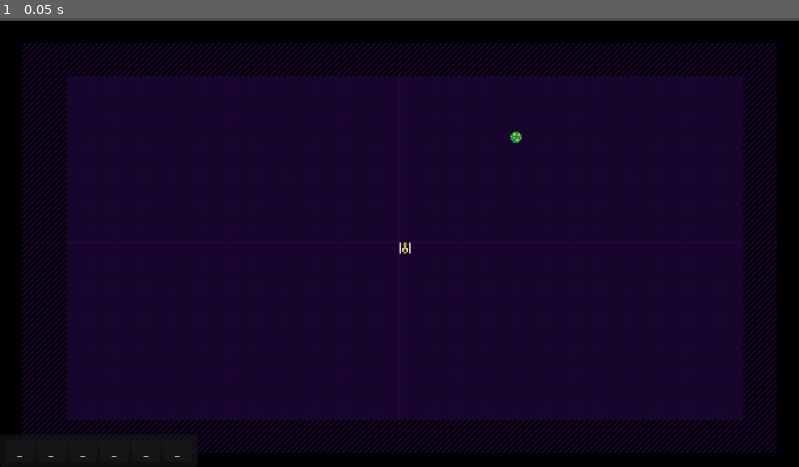
Above: before the commit, frame 1.
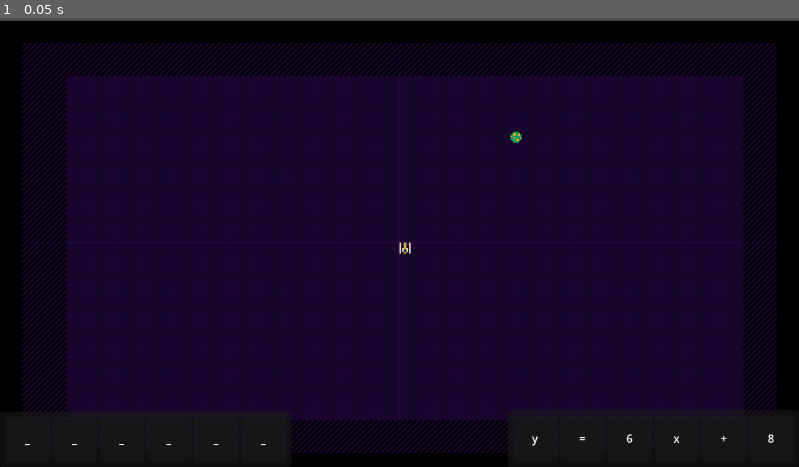
Above: after the commit, the same moment.

Repository: Mackenzie-Beck/FIFA2025
Game: Godot game, scene res://test.tscn
The game is run twice, just before and just after one commit, with the same random seed, the same clock (stepped at 60 frames per second) and the same inputs.
Inputs:
- Up to frame 1 (0.05 s): no input

The runs differ from the first frame. In frame 1, 0.1% of the frame differs, in the area x 2-97%, y 90-98%.

Commit message:
term set now displays neccessary terms for equation

Diff:
--- a/Game.gd
+++ b/Game.gd
@@ -5,4 +5,6 @@
 
 
 func _ready() -> void:
-	term_interface.set_number_of_terms(QuestionBank.random_question()[1])
+	var question = QuestionBank.random_question()
+	term_interface.set_term_set(question[0], question[1])
+	term_interface.set_equation_template(question[1])
--- a/UI/term.tscn
+++ b/UI/term.tscn
@@ -3,7 +3,7 @@
 [ext_resource type="Script" uid="uid://ldiaikggi1rl" path="res://UI/term.gd" id="1_qut2l"]
 
 [node name="Term" type="PanelContainer"]
-custom_minimum_size = Vector2(16, 16)
+custom_minimum_size = Vector2(64, 64)
 offset_right = 35.0
 offset_bottom = 31.0
 size_flags_horizontal = 3
--- a/UI/term_interface.gd
+++ b/UI/term_interface.gd
@@ -3,14 +3,10 @@
 
 #@onready var grabbed_term: Term = $GrabbedTerm
 @onready var equation_template: EquationTemplate = $EquationTemplate
+@onready var term_set: PanelContainer = $TermSet
 
 
 
-
-
-func _ready() -> void:
-	for term in equation_template.term_slots.get_children():
-		term.term_clicked.connect(_on_term_clicked)
 
 
 
@@ -18,7 +14,15 @@
 func _on_term_clicked(button: int) -> void:
 	print(button)
 
-func set_number_of_terms(num : int) -> void:
-	print(num)
+
+func set_equation_template(num : int) -> void:
 	equation_template.num_term_slots = num
 	equation_template.update_term_slots()
+	for term in equation_template.term_slots.get_children():
+		term.term_clicked.connect(_on_term_clicked)
+
+func set_term_set(equation: String, num: int) -> void:
+	var tokens = []
+	for char in equation:
+		tokens.append(char)
+	term_set.update_term_set(tokens, num)
--- a/UI/term_interface.tscn
+++ b/UI/term_interface.tscn
@@ -1,7 +1,8 @@
-[gd_scene load_steps=3 format=3 uid="uid://od4j47qcwa1u"]
+[gd_scene load_steps=4 format=3 uid="uid://od4j47qcwa1u"]
 
 [ext_resource type="PackedScene" uid="uid://ru6bbeux7da8" path="res://UI/equation_template.tscn" id="1_idjym"]
 [ext_resource type="Script" uid="uid://cemjpy4nofsvi" path="res://UI/term_interface.gd" id="1_xrx8h"]
+[ext_resource type="PackedScene" uid="uid://bapulckg3ghva" path="res://UI/term_set.tscn" id="3_d25r2"]
 
 [node name="term_interface" type="Control"]
 layout_mode = 3
@@ -16,3 +17,13 @@
 
 [node name="EquationTemplate" parent="." instance=ExtResource("1_idjym")]
 layout_mode = 1
+
+[node name="TermSet" parent="." instance=ExtResource("3_d25r2")]
+layout_mode = 1
+anchors_preset = 3
+anchor_left = 1.0
+anchor_top = 1.0
+offset_left = -246.0
+offset_top = -82.0
+grow_horizontal = 0
+grow_vertical = 0
--- a/UI/term_set.gd
+++ b/UI/term_set.gd
@@ -1 +1,11 @@
 extends PanelContainer
+
+
+const TERM = preload("uid://c3lam4sdf8qcb")
+@onready var grid_container: GridContainer = $MarginContainer/GridContainer
+
+func update_term_set(tokens: Array, num: int) -> void:
+	for token in tokens:
+		var new_term = TERM.instantiate()
+		new_term.set_term_text(token)
+		grid_container.add_child(new_term)
